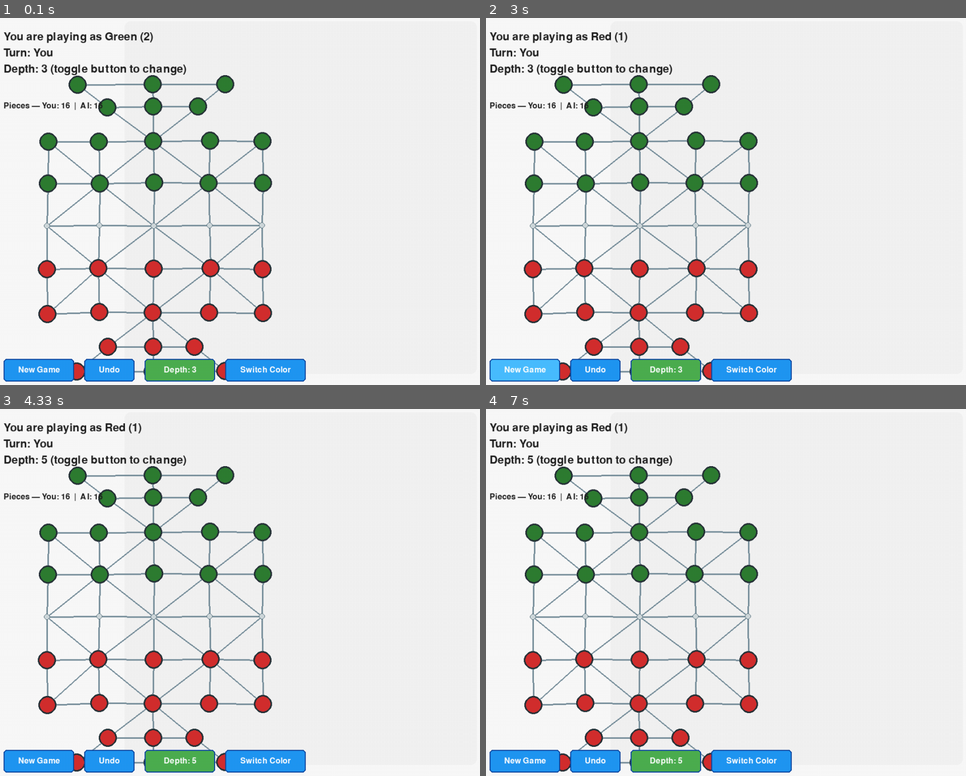
Above: before the commit, frames 1-4 (two rows, left to right).
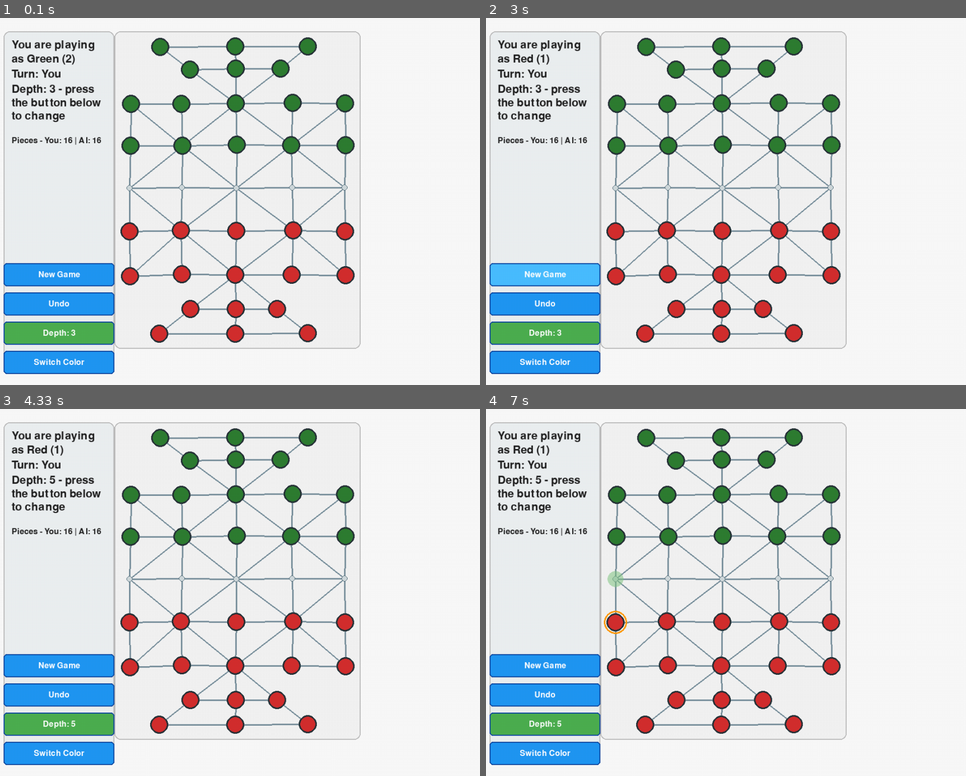
Above: after the commit, the same moments.

Repository: VE-NOM101/Shologuti-AI
Game: pygame game, started from python/shologuti/client/pygame_app.py
Same seed, same stepped clock (60 frames per second), same inputs: the game is played once before the commit and once after it.
Inputs (mouse positions are in pixels of both pictures, inside the frame that each line leads up to):
- Up to frame 1 (0.1 s): no input
- Up to frame 2 (3 s): click "Switch Color" at 0.38 s; click (730, 227) at 0.72 s; click (567, 293) at 1.05 s; click (913, 337) at 1.38 s; click "New Game" at 2.72 s
- Up to frame 3 (4.33 s): click (168, 515) at 3.05 s; click "Depth: 3" at 3.88 s; click (350, 526) at 4.22 s
- Up to frame 4 (7 s): click "New Game" at 5.55 s; click (649, 706) at 5.88 s; click (625, 621) at 6.72 s

The runs differ from the first frame. In frame 1, 25% of the frame differs, in the area x 0-76%, y 3-100%; in frame 2, 25%; in frame 3, 25%; in frame 4, 25%.

Commit message:
Ui updated

Diff:
--- a/python/shologuti/client/pygame_app.py
+++ b/python/shologuti/client/pygame_app.py
@@ -106,13 +106,36 @@
     634,
 ]
 
-OFFSET_X = 60
-OFFSET_Y = 80
+MIN_RAW_X = min(RAW_GUTI_X[1:])
+MAX_RAW_X = max(RAW_GUTI_X[1:])
+MIN_RAW_Y = min(RAW_GUTI_Y[1:])
+MAX_RAW_Y = max(RAW_GUTI_Y[1:])
+
+SIDEBAR_PADDING = 40
+SIDEBAR_WIDTH = 220
+SIDEBAR_BG = (236, 239, 241)
+BOARD_PADDING = 30
+BOARD_TOP = 40
+
+OFFSET_X = SIDEBAR_PADDING + SIDEBAR_WIDTH + BOARD_PADDING - MIN_RAW_X
+OFFSET_Y = BOARD_TOP + BOARD_PADDING - MIN_RAW_Y
 
 NODE_COORDS: Dict[int, Tuple[int, int]] = {
     idx: (RAW_GUTI_X[idx] + OFFSET_X, RAW_GUTI_Y[idx] + OFFSET_Y)
     for idx in range(1, len(RAW_GUTI_X))
 }
+
+MIN_X = min(coord[0] for coord in NODE_COORDS.values())
+MAX_X = max(coord[0] for coord in NODE_COORDS.values())
+MIN_Y = min(coord[1] for coord in NODE_COORDS.values())
+MAX_Y = max(coord[1] for coord in NODE_COORDS.values())
+
+BOARD_RECT = pygame.Rect(
+    MIN_X - BOARD_PADDING,
+    MIN_Y - BOARD_PADDING,
+    (MAX_X - MIN_X) + 2 * BOARD_PADDING,
+    (MAX_Y - MIN_Y) + 2 * BOARD_PADDING,
+)
 
 
 # ---------------------------------------------------------------------------
@@ -165,11 +188,23 @@
         self.font_medium = pygame.font.Font(None, 32)
         self.font_large = pygame.font.Font(None, 48)
 
+        button_labels = ["New Game", "Undo", "Depth: 3", "Switch Color"]
+        button_height = 46
+        button_spacing = 12
+        total_height = len(button_labels) * button_height + (len(button_labels) - 1) * button_spacing
+        button_start_y = WINDOW_HEIGHT - SIDEBAR_PADDING - total_height
+
         self.buttons = [
-            Button("New Game", pygame.Rect(40, WINDOW_HEIGHT - 70, 140, 45)),
-            Button("Undo", pygame.Rect(200, WINDOW_HEIGHT - 70, 100, 45)),
-            Button("Depth: 3", pygame.Rect(320, WINDOW_HEIGHT - 70, 140, 45)),
-            Button("Switch Color", pygame.Rect(480, WINDOW_HEIGHT - 70, 160, 45)),
+            Button(
+                label,
+                pygame.Rect(
+                    SIDEBAR_PADDING,
+                    button_start_y + index * (button_height + button_spacing),
+                    SIDEBAR_WIDTH,
+                    button_height,
+                ),
+            )
+            for index, label in enumerate(button_labels)
         ]
 
         self.game = GameRules()
@@ -330,8 +365,17 @@
     # ------------------------------------------------------------------
     def draw(self) -> None:
         self.screen.fill((250, 250, 250))
-        board_rect = pygame.Rect(280, 20, 700, 700)
-        pygame.draw.rect(self.screen, BOARD_BG, board_rect, border_radius=12)
+        sidebar_rect = pygame.Rect(
+            SIDEBAR_PADDING,
+            SIDEBAR_PADDING,
+            SIDEBAR_WIDTH,
+            WINDOW_HEIGHT - 2 * SIDEBAR_PADDING,
+        )
+        pygame.draw.rect(self.screen, SIDEBAR_BG, sidebar_rect, border_radius=12)
+        pygame.draw.rect(self.screen, (189, 189, 189), sidebar_rect, width=2, border_radius=12)
+
+        pygame.draw.rect(self.screen, BOARD_BG, BOARD_RECT, border_radius=12)
+        pygame.draw.rect(self.screen, (189, 189, 189), BOARD_RECT, width=2, border_radius=12)
 
         self._draw_edges()
         self._draw_nodes()
@@ -384,29 +428,61 @@
 
     def _draw_ui(self) -> None:
         mouse_pos = pygame.mouse.get_pos()
-        for button in self.buttons:
-            button.draw(self.screen, self.font_small, button.contains(mouse_pos))
+
+        text_x = SIDEBAR_PADDING + 16
+        cursor_y = SIDEBAR_PADDING + 16
+        max_text_width = SIDEBAR_WIDTH - 32
+
+        def draw_wrapped(text: str, font: pygame.font.Font, color: Tuple[int, int, int], top: int) -> int:
+            if not text:
+                return top
+            words = text.split()
+            if not words:
+                return top
+
+            lines: List[str] = []
+            current = words[0]
+            for word in words[1:]:
+                extended = f"{current} {word}"
+                if font.size(extended)[0] <= max_text_width:
+                    current = extended
+                else:
+                    lines.append(current)
+                    current = word
+            lines.append(current)
+
+            y_pos = top
+            for line_text in lines:
+                surface = font.render(line_text, True, color)
+                self.screen.blit(surface, (text_x, y_pos))
+                y_pos += surface.get_height() + 4
+            return y_pos
 
         status_lines = [
             f"You are playing as {'Green (2)' if self.human_player == 2 else 'Red (1)'}",
             f"Turn: {'You' if self.game.turn.to_move == self.human_player else 'AI'}",
-            f"Depth: {self.agent.depth} (toggle button to change)",
+            f"Depth: {self.agent.depth} - press the button below to change",
         ]
 
-        for idx, line in enumerate(status_lines):
-            text = self.font_medium.render(line, True, TEXT_COLOR)
-            self.screen.blit(text, (40, 40 + idx * 32))
+        for line in status_lines:
+            cursor_y = draw_wrapped(line, self.font_medium, TEXT_COLOR, cursor_y)
+            cursor_y += 4
+
+        cursor_y += 8
 
         if self.message:
-            msg = self.font_small.render(self.message, True, (94, 53, 177))
-            self.screen.blit(msg, (40, 140))
+            cursor_y = draw_wrapped(self.message, self.font_small, (94, 53, 177), cursor_y)
+            cursor_y += 8
+        else:
+            cursor_y += 12
 
         remaining_you = self.game.remaining(self.human_player)
         remaining_ai = self.game.remaining(self.ai_player)
-        counts = self.font_small.render(
-            f"Pieces — You: {remaining_you}  |  AI: {remaining_ai}", True, TEXT_COLOR
-        )
-        self.screen.blit(counts, (40, 180))
+        counts_text = f"Pieces - You: {remaining_you}  |  AI: {remaining_ai}"
+        draw_wrapped(counts_text, self.font_small, TEXT_COLOR, cursor_y)
+
+        for button in self.buttons:
+            button.draw(self.screen, self.font_small, button.contains(mouse_pos))
 
     # ------------------------------------------------------------------
     # Utility helpers
